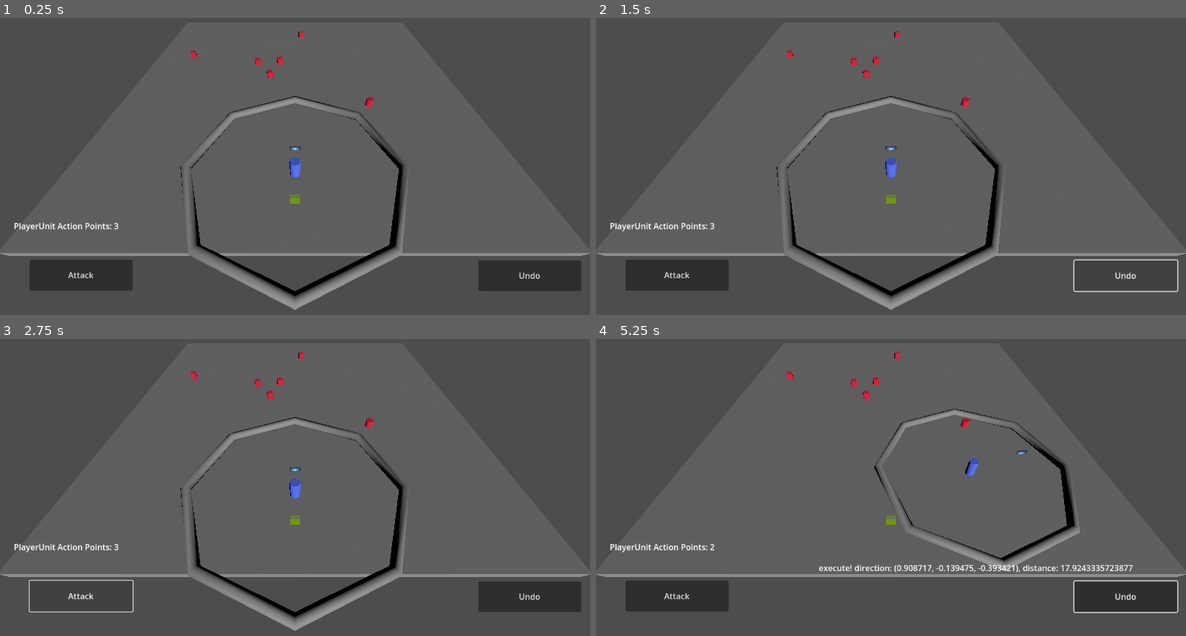
Above: before the commit, frames 1-4 (two rows, left to right).
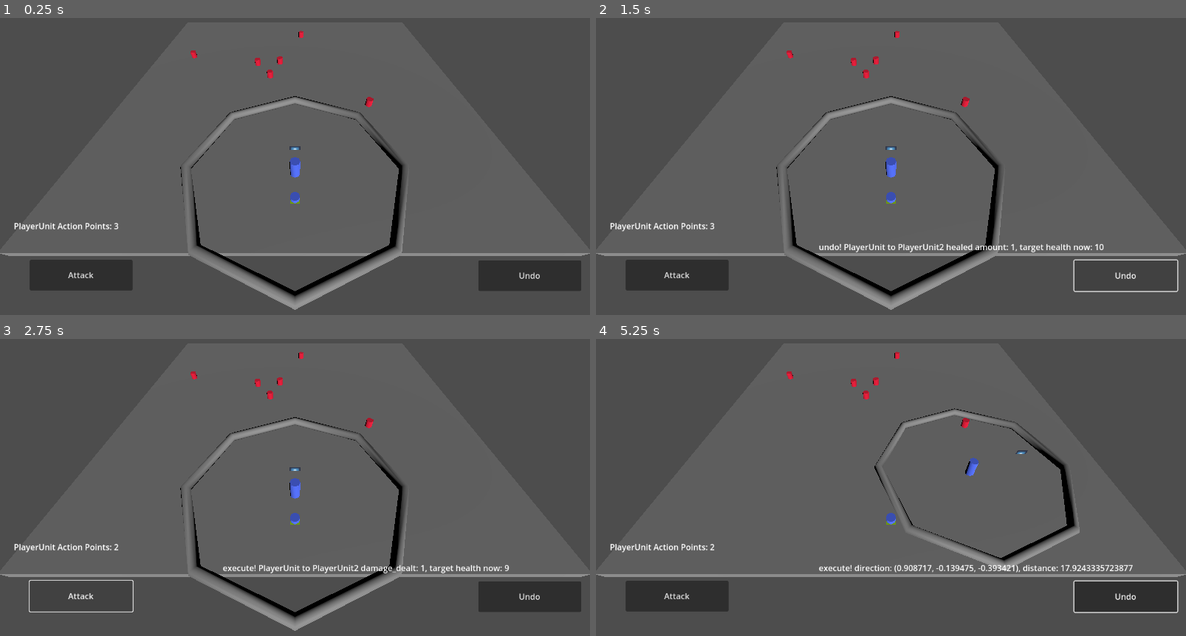
Above: after the commit, the same moments.

Repository: ValorZard/Priyanka-outdated
Game: Godot game, scene res://GameBoard/test_scene.tscn
The game is run twice, just before and just after one commit, with the same random seed, the same clock (stepped at 60 frames per second) and the same inputs. The engine's default icon, where the game draws it, is replaced by a stand-in: a white triangle on a blue panel in a dark square.
Inputs (mouse positions are in pixels of both pictures, inside the frame that each line leads up to):
- Up to frame 1 (0.25 s): no input
- Up to frame 2 (1.5 s): click "Attack" at 0.5 s; click "Undo" at 1.25 s
- Up to frame 3 (2.75 s): click "Attack" at 2 s
- Up to frame 4 (5.25 s): click "Undo" at 2.75 s; click "Attack" at 3.5 s; click "Undo" at 4.25 s; tap Enter at 5 s; move the mouse to (1020, 454) at 5.02 s; click (1020, 454) at 5.1 s

The runs differ from the first frame. In frame 1, less than 0.1% of the frame differs, in the area x 49-51%, y 58-63%; in frame 2, 0.5%; in frame 3, 0.6%, in the area x 19-87%, y 58-79%; in frame 4, less than 0.1%.

Commit message:
got turns and initative sort of working

Diff:
--- a/GameBoard/GameBoard.gd
+++ b/GameBoard/GameBoard.gd
@@ -74,7 +74,6 @@
 
 # once all of the unit's action points are used up, move on to next unit
 func go_to_next_unit():
-	# refresh current unit's action points before going to the next unit
 	#go to next unit. if reached the end, go back to the start
 	current_unit_index += 1
 	if current_unit_index >= units_in_initative_order.size():
--- a/GameBoard/test_scene.tscn
+++ b/GameBoard/test_scene.tscn
@@ -94,3 +94,8 @@
 
 [node name="EnemyUnit6" parent="." instance=ExtResource("7_7icr8")]
 transform = Transform3D(1, 0, 0, 0, 1, 0, 0, 0, 1, -6.48176, 0.5, -25.9327)
+
+[node name="PlayerUnit2" parent="." instance=ExtResource("3_dmna3")]
+
+[node name="Timer" type="Timer" parent="."]
+one_shot = true
--- a/UI/InputManager.gd
+++ b/UI/InputManager.gd
@@ -5,12 +5,14 @@
 var game_board : GameBoard
 var cursor : Cursor
 var camera3d : Camera3D
+var turn_timer : Timer
 
 # Called when the node enters the scene tree for the first time.
 func _ready():
 	game_board = get_parent()
 	cursor = $Cursor
 	camera3d = $"../Camera3D"
+	turn_timer = $"../Timer"
 	$AttackButton.connect("button_up", game_board.do_attack)
 	$UndoButton.connect("button_up", game_board.undo_command)
 
@@ -31,16 +33,24 @@
 func do_current_unit_actions():
 	if game_board.get_current_unit() is PlayerUnit:
 		# do not move on unless the player actually does an input for the player unit
-		cursor.update_cursor(camera3d, game_board.get_current_unit())
 		is_movement_selected()
 		pass
 	else:
 		print("on unit: ", game_board.get_current_unit().name)
 		# TODO: Actiually have an AI here
+		#game_board.do_attack()
 		game_board.get_current_unit().set_action_points(0)
-		pass
 
 # Called every frame. 'delta' is the elapsed time since the previous frame.
 func _process(delta):
-	do_current_unit_actions()
+	cursor.update_cursor(camera3d, game_board.get_current_unit())
+	# once a unit has finished its turn, the next once can go
+	if turn_timer.is_stopped():
+		do_current_unit_actions()
+		# check if current unit is out of action points. If so, move on to the next unit
+		if game_board.get_current_unit().action_points <= 0:
+			game_board.get_current_unit().refill_action_points()
+			game_board.go_to_next_unit()
+			# restart timer now that the unit can't do anything more
+			turn_timer.start()
 	$StatsLabel.text = str(game_board.get_current_unit().name, " Action Points: ", game_board.get_current_unit().action_points)
--- a/Units/BaseUnit.gd
+++ b/Units/BaseUnit.gd
@@ -69,9 +69,9 @@
 
 func set_action_points(action_points : int):
 	self.action_points = action_points
-	if action_points <= 0:
-		out_of_action_points.emit()
-		refill_action_points()
+	#if action_points <= 0:
+		#out_of_action_points.emit()
+		#refill_action_points()
 		#print("hello, ", self.name)
 
 func refill_action_points():
